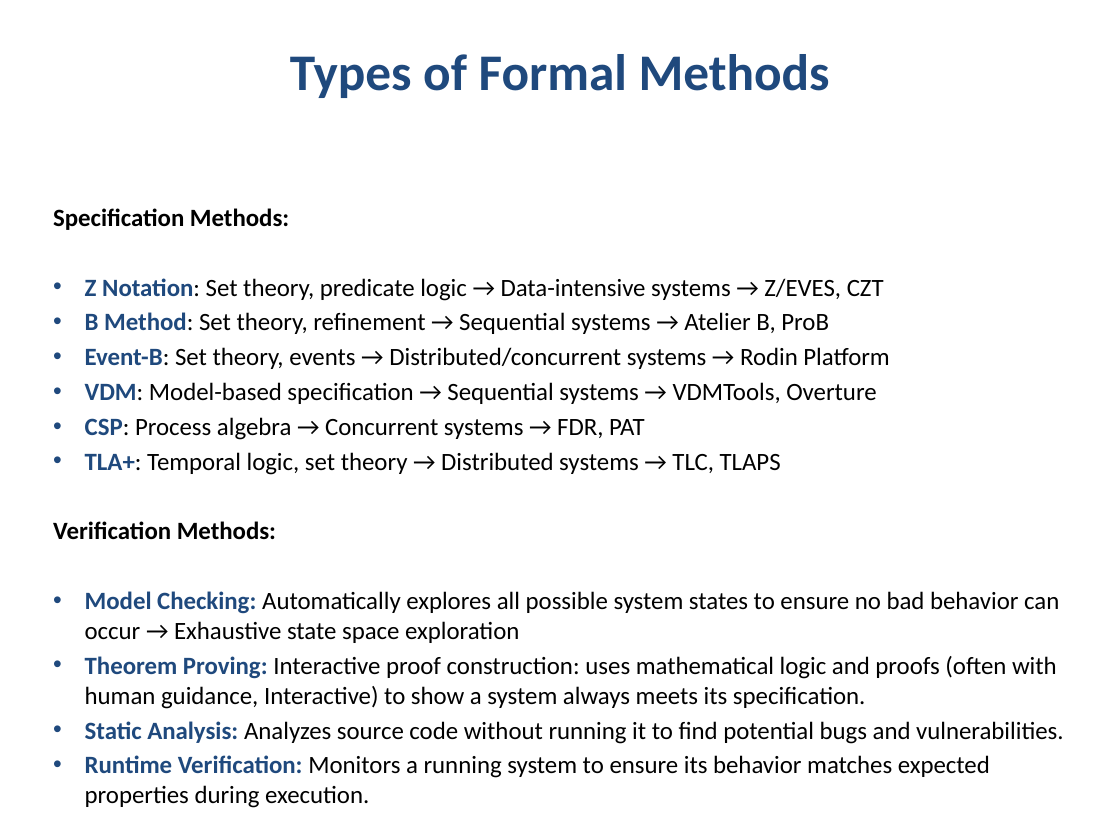
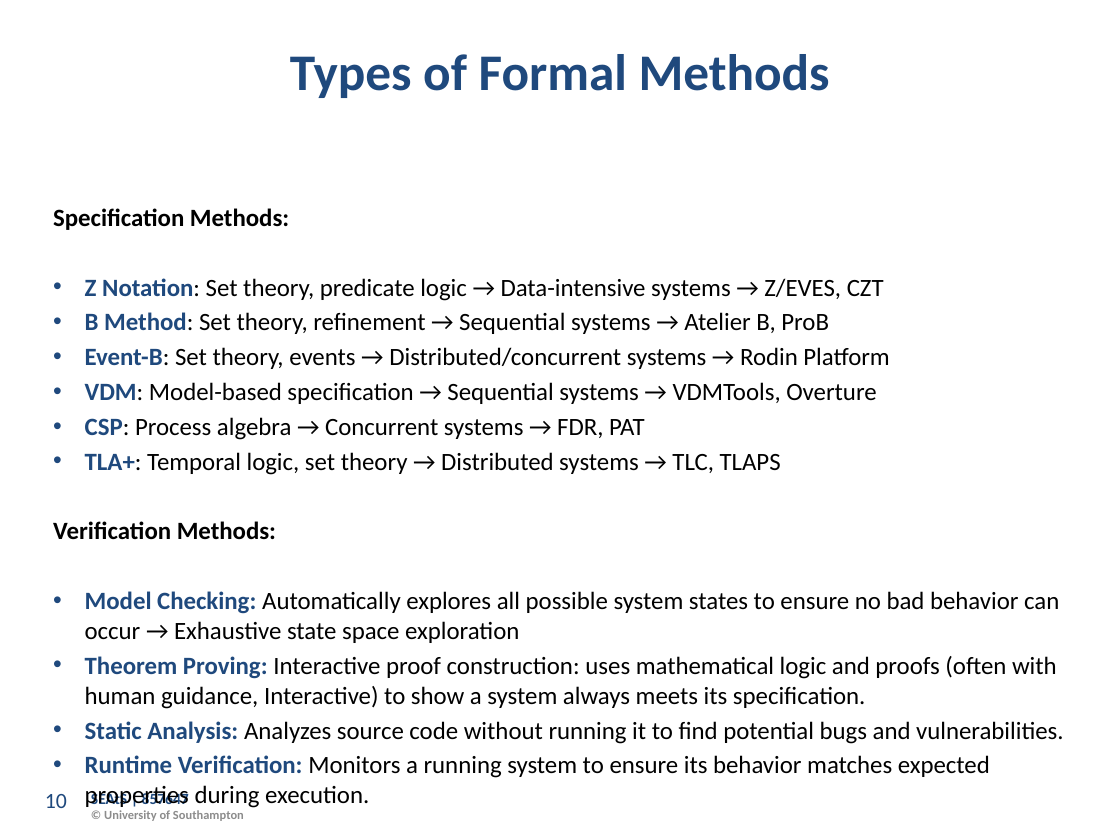
Before and after one commit to Dr-AlHashimy/Module_AICE2005_2627, a slide deck: slide 10 of html/COMP-_L4.1_PreLec.pptx. Drawn at 1120x840 pixels with LibreOffice and Linux fonts; fonts in the diff are those of the drawing; background and template pictures are left out. Boxes give left, top, right and bottom in pixels: in the first picture for what was removed or moved away, otherwise in the second. Text is boxed around its words. In the diff, an @@ line names an element or a change of style, - is before the commit and + after.

```diff
--- a/html/COMP-_L4.1_PreLec.pptx
+++ b/html/COMP-_L4.1_PreLec.pptx
@@ page number added at (45, 794, 67, 808), 14 pt, text #1F497D @@
+10
@@ text added at (91, 790, 244, 821), 8 pt, text #8C8C8C, bold @@
+SEAtS | 857647
+© University of Southampton
```
Also in this commit, not shown: 13 other slides changed, 10 other files.
